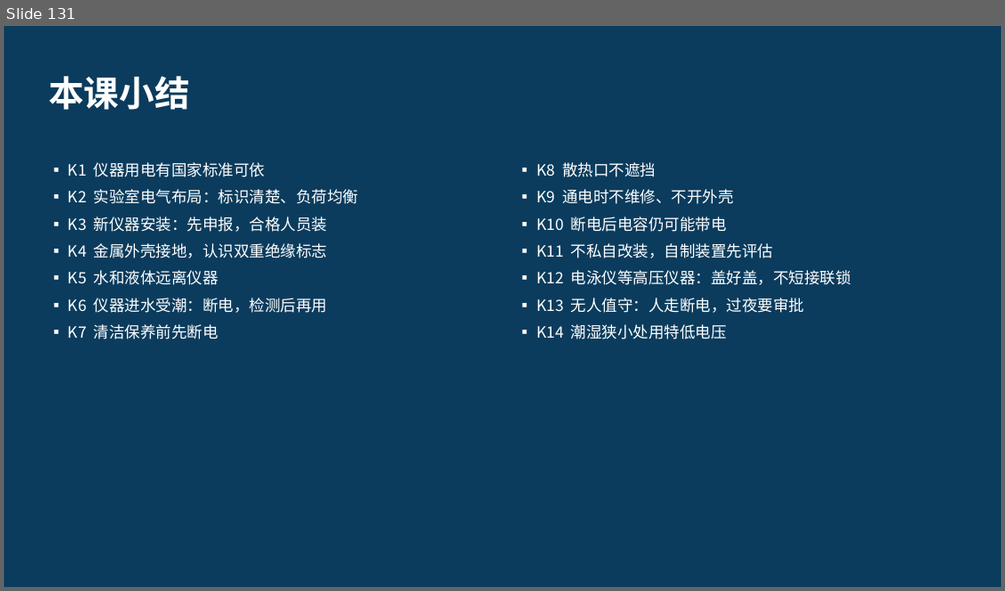
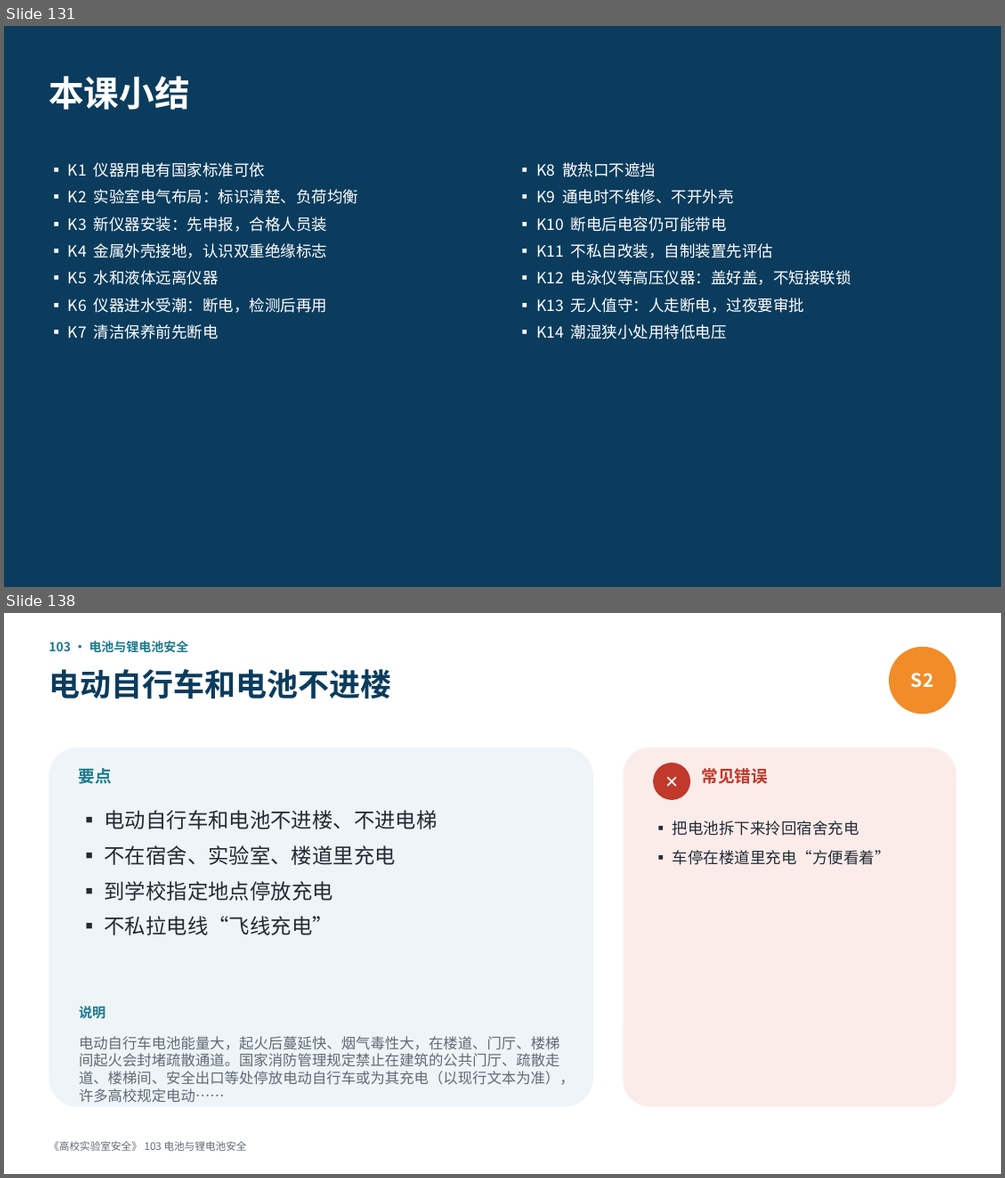
Before and after one commit to hanrongwx-max/videoyoutubo, a slide deck: course/高校实验室安全/课件/第8章_电气安全.pptx. Shown one above the other, each under a label of ours: slide 131 before the commit, slides 131 and 138 after it; the slides between them are not shown. The pictures are 1005x591 and 1005x1178 pixels, drawn with LibreOffice and Linux fonts; fonts in the diff are those of the drawing. Boxes give left, top, right and bottom in pixels: in the first picture for what was removed or moved away, otherwise in the second. Text is boxed around its words. In the diff, an @@ line names an element or a change of style, - is before the commit and + after.

```diff
--- a/course/高校实验室安全/课件/第8章_电气安全.pptx
+++ b/course/高校实验室安全/课件/第8章_电气安全.pptx
@@ slide 138 added at (x1=4, y1=613, x2=1001, y2=1174), background #FFFFFF @@
@@ text added at (x1=48, y1=641, x2=189, y2=652), 12 pt, text #1D7A8C, bold @@
+103 · 电池与锂电池安全
@@ ellipse added at (x1=889, y1=647, x2=956, y2=714), fill #F28C28, 18 pt, text #FFFFFF, bold @@
+S2
@@ text added at (x1=48, y1=669, x2=391, y2=699), 30 pt, text #0B3C5D, bold @@
+电动自行车和电池不进楼
@@ rounded rectangle added at (x1=48, y1=747, x2=593, y2=1107), fill #EEF4F7 @@
@@ text added at (x1=79, y1=768, x2=112, y2=784), 16 pt, text #1D7A8C, bold @@
+要点
@@ rounded rectangle added at (x1=623, y1=747, x2=956, y2=1107), fill #FBECEA @@
@@ ellipse added at (x1=653, y1=763, x2=690, y2=800), fill #C0392B, 16 pt, text #FFFFFF, bold @@
+✕
@@ text added at (x1=702, y1=768, x2=768, y2=784), 16 pt, text #C0392B, bold @@
+常见错误
@@ text added at (x1=105, y1=810, x2=437, y2=935), 20 pt, text #222B33 @@
+▪ 电动自行车和电池不进楼、不进电梯
+▪ 不在宿舍、实验室、楼道里充电
+▪ 到学校指定地点停放充电
+▪ 不私拉电线“飞线充电”
@@ text added at (x1=672, y1=820, x2=890, y2=865), 15 pt, text #222B33 @@
+▪ 把电池拆下来拎回宿舍充电
+▪ 车停在楼道里充电“方便看着”
@@ text added at (x1=79, y1=1005, x2=105, y2=1018), 13 pt, text #1D7A8C, bold @@
+说明
@@ text added at (x1=79, y1=1036, x2=574, y2=1085), 14 pt, text #5F6B75 @@
+电动自行车电池能量大，起火后蔓延快、烟气毒性大，在楼道、门厅、楼梯间起火会封堵疏散通道。国家消防管理规定禁止在建筑的公共门厅、疏散走道、楼梯间、安全出口等处停放电动自行车或为其充电（以现行文本为准），许多高校规定电动……
@@ text added at (x1=48, y1=1141, x2=247, y2=1151), 10 pt, text #5F6B75 @@
+《高校实验室安全》 103 电池与锂电池安全
```
Also in this commit, not shown: 14 other slides added, 2 other files.
